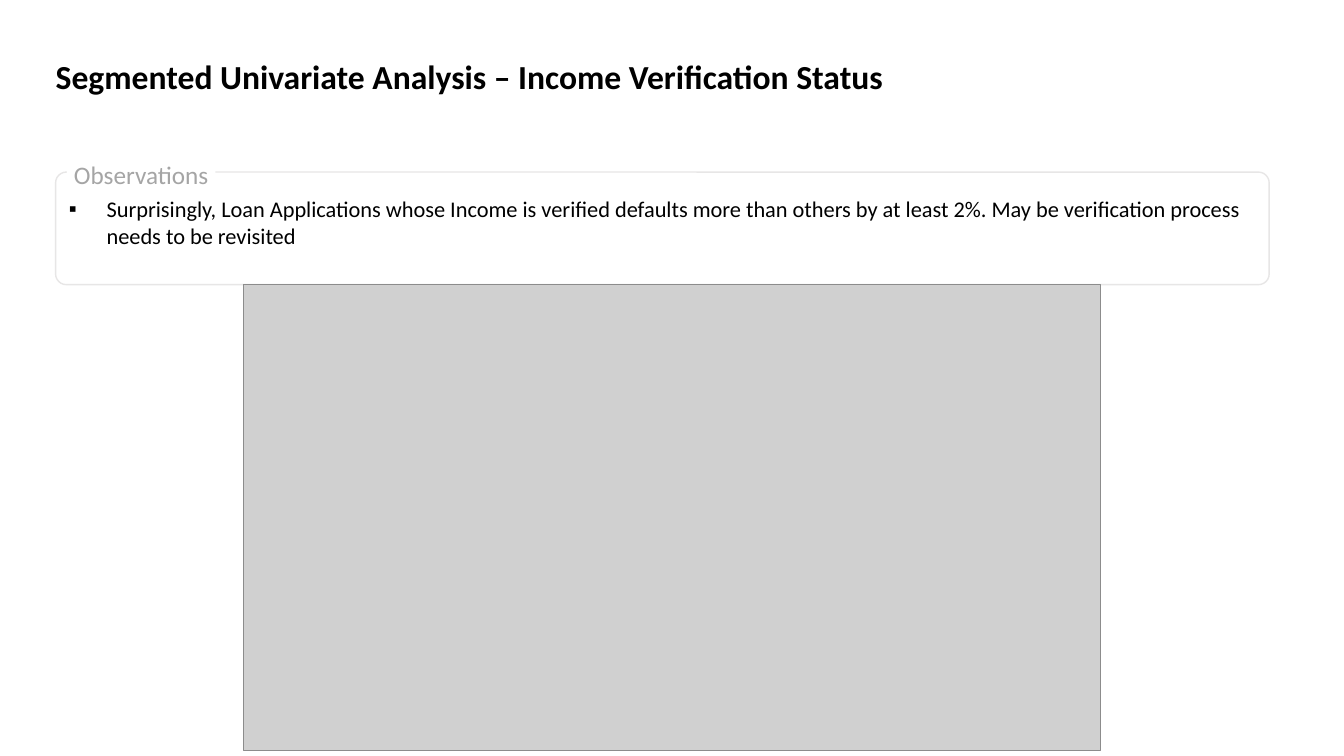
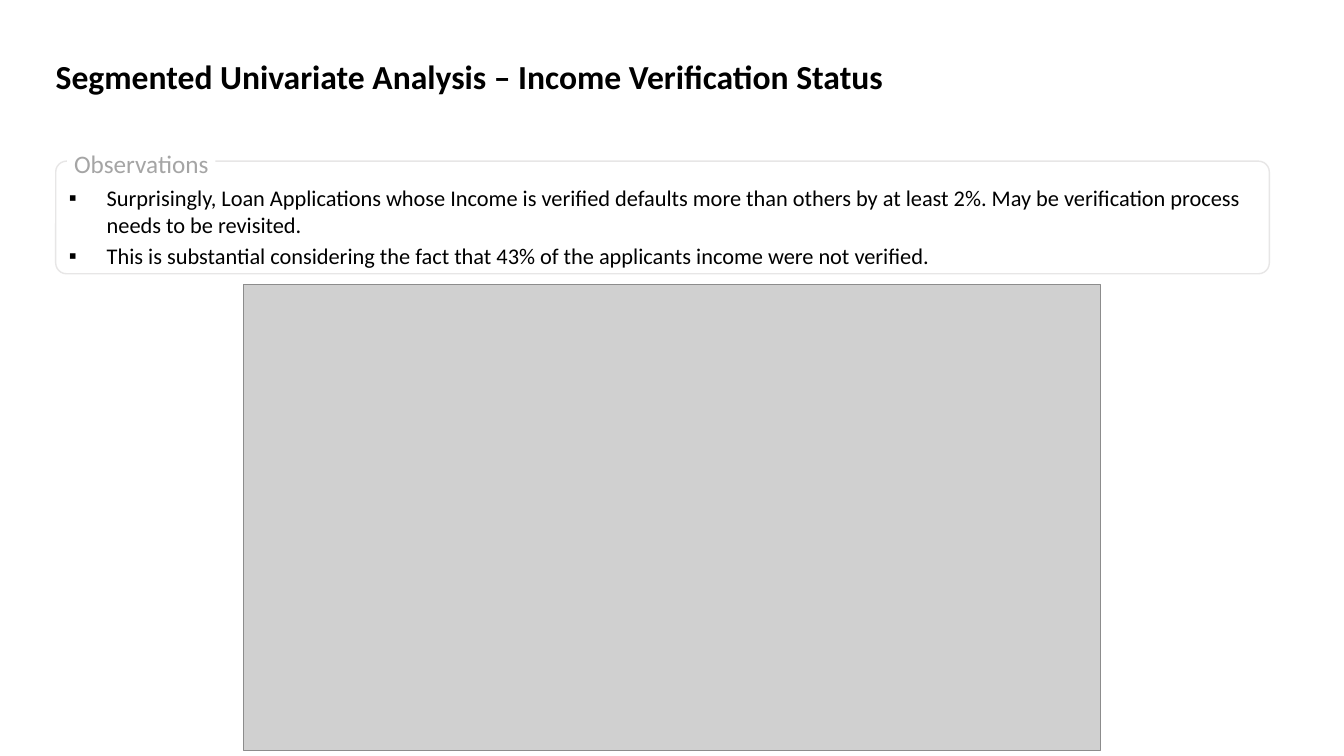
Before and after one commit to SathishKumarRamasamy/lending-club-case-study, a slide deck: slide 14 of Lending_Club_Case_Study.pptx (slide 12 before the commit). Drawn at 1344x756 pixels with LibreOffice and Linux fonts; fonts in the diff are those of the drawing; grey boxes stand for pictures. Boxes give left, top, right and bottom in pixels: in the first picture for what was removed or moved away, otherwise in the second. Text is boxed around its words. In the diff, an @@ line names an element or a change of style, - is before the commit and + after.

```diff
--- a/Lending_Club_Case_Study.pptx
+++ b/Lending_Club_Case_Study.pptx
@@ text "Observations": place and size @@
-text "Observations" at [74, 166, 208, 184]
+text "Observations" at [74, 155, 208, 173]
@@ rounded rectangle "Surprisingly, Loan Applications whose Income ...": place and size @@
-rounded rectangle "Surprisingly, Loan Applications whose Income ..." at [55, 172, 1269, 285]
+rounded rectangle "Surprisingly, Loan Applications whose Income ..." at [55, 161, 1269, 274]
@@ text in rounded rectangle at [107, 190, 1239, 268]: text changed @@
-▪ Surprisingly, Loan Applications whose Income is verified defaults more than others by at least 2%. May be verification process needs to be revisited
+▪ Surprisingly, Loan Applications whose Income is verified defaults more than others by at least 2%. May be verification process needs to be revisited.
+▪ This is substantial considering the fact that 43% of the applicants income were not verified.
```
Also in this commit, not shown: 4 other slides changed, 3 slides added, 1 slide removed, 2 other files.
